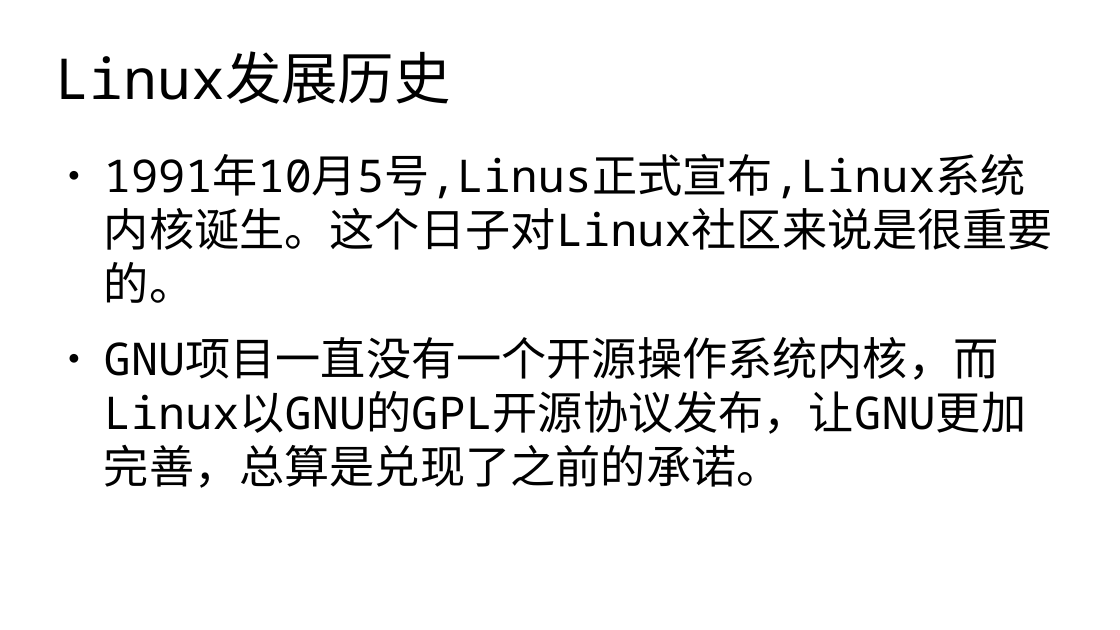
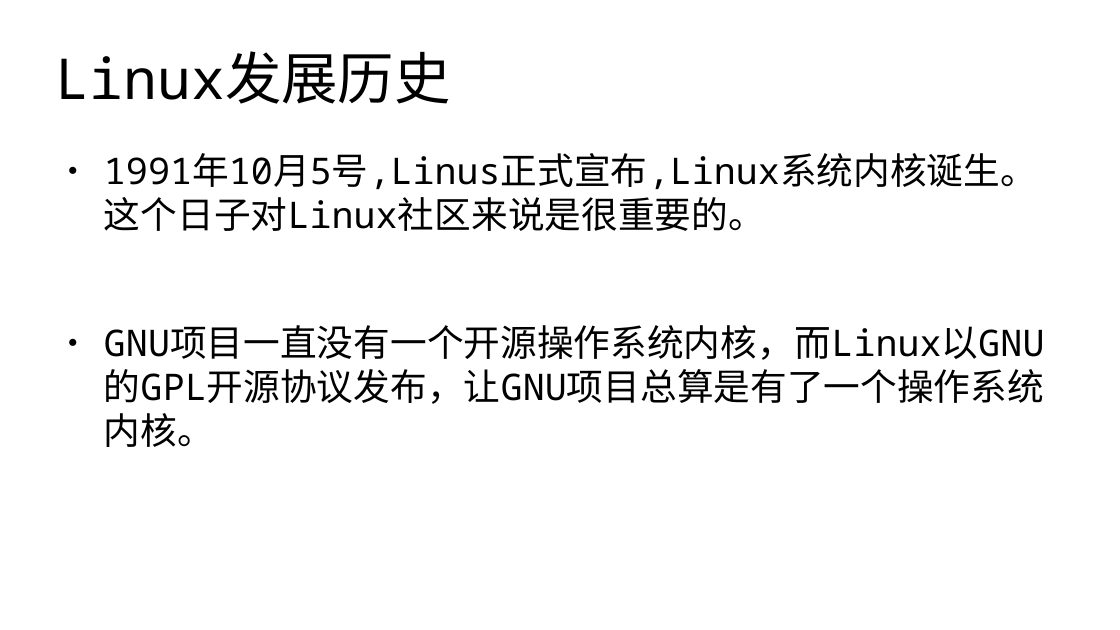
Before and after one commit to master-genius/linux-system, a slide deck: slide 18 of materials/slides/ch01-Linux-history.odp. Drawn at 1120x630 pixels with LibreOffice and Linux fonts; fonts in the diff are those of the drawing. Boxes give left, top, right and bottom in pixels: in the first picture for what was removed or moved away, otherwise in the second. Text is boxed around its words. In the diff, an @@ line names an element or a change of style, - is before the commit and + after.

```diff
--- a/materials/slides/ch01-Linux-history.odp
+++ b/materials/slides/ch01-Linux-history.odp
@@ text at (104, 153, 1037, 231): size 32 to 26 pt in "1991年10月5号,Linus正式宣布,Linux系统内核诞生。这个日子对Linux社区来说是很重要的。" @@
@@ text at (104, 325, 1045, 447): text changed; size 32 to 26 pt @@
-● GNU项目一直没有一个开源操作系统内核，而Linux以GNU的GPL开源协议发布，让GNU更加完善，总算是兑现了之前的承诺。
+● GNU项目一直没有一个开源操作系统内核，而Linux以GNU的GPL开源协议发布，让GNU项目总算是有了一个操作系统内核。
```
Also in this commit, not shown: 29 other slides changed, 16 other files.
